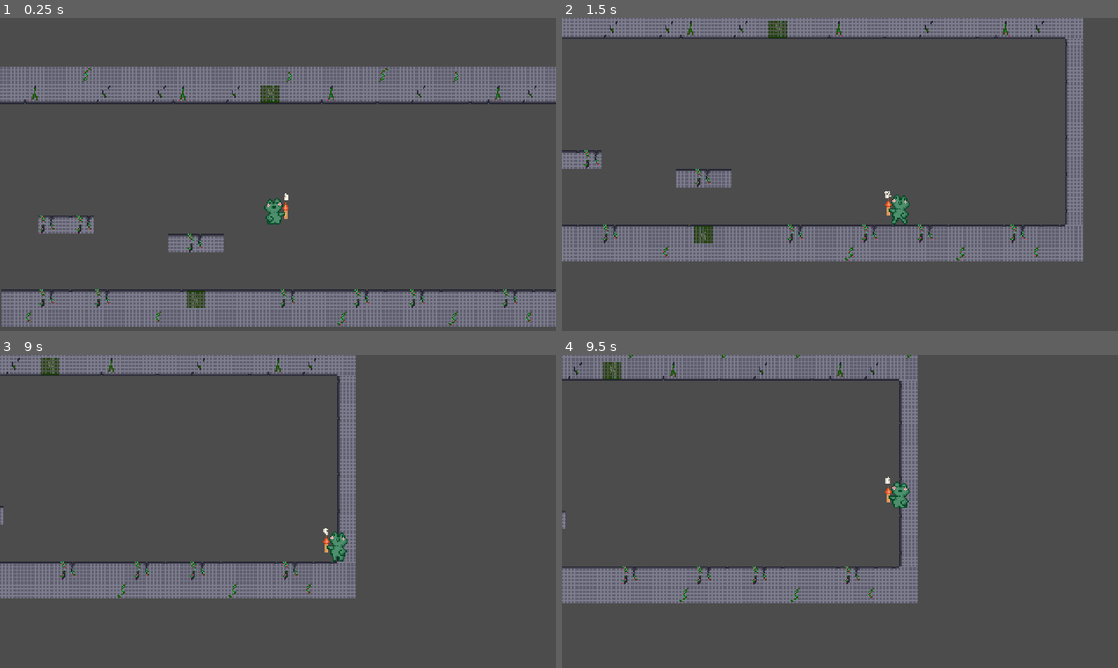
Above: before the commit, frames 1-4 (two rows, left to right).
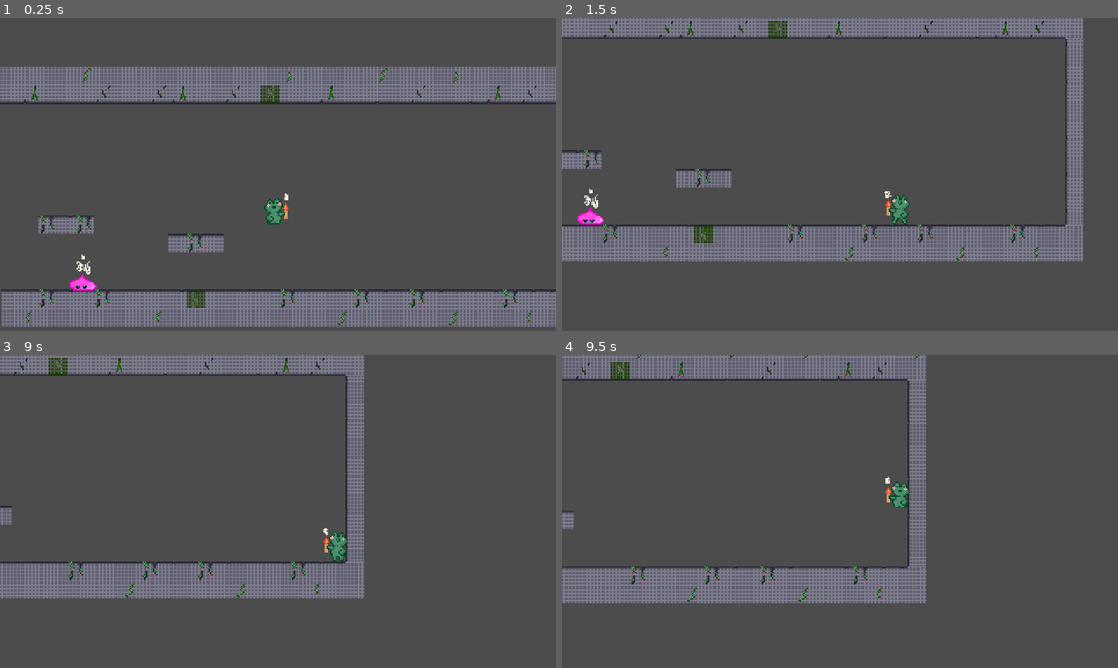
Above: after the commit, the same moments.

Repository: JohannesLadurner/NogardPrincess
Game: Godot game, scene res://assets/levels/Level01.tscn
Two runs of this game, one before a commit and one after it. Both use one fixed random seed, a clock stepped at 60 frames per second and the inputs below.
Inputs:
- Up to frame 1 (0.25 s): no input
- Up to frame 2 (1.5 s): hold Right (move_right) from 0.53 s (still down); tap Up (jump) at 0.77 s
- Up to frame 3 (9 s): tap Up (jump) at 1.52, 3.02, 3.77, 4.52, 6.02, 6.77, 7.52 s; release Right (move_right) at 2.03 s; hold Left (move_left) 2.03-2.78 s; hold Right (move_right) 2.78-4.28 s; hold Left (move_left) 4.28-5.03 s; hold Right (move_right) 5.03-5.78 s; hold Left (move_left) 5.78-7.28 s; hold Right (move_right) from 7.28 s (still down)
- Up to frame 4 (9.5 s): keep holding Right (move_right); tap Up (jump) at 9.02 s

The runs differ from the first frame. In frame 1, 0.2% of the frame differs, in the area x 12-18%, y 75-88%; in frame 2, 0.2%; in frame 3, 6.0%; in frame 4, 6.3%, in the area x 0-66%, y 0-80%.

Commit message:
added slime

Diff:
--- /dev/null
+++ b/NogardPrincess/assets/enemies/slimes/Slime.gd
@@ -0,0 +1,60 @@
+extends KinematicBody2D
+
+onready var player = get_parent().get_node("Player")
+var move_speed = 50
+export var gravity := 3000
+var velocity := Vector2.ZERO
+var player_position
+export var triggered = false
+
+var attack_timer = Timer.new()
+var attack_delay = 100
+var readyToAttack = true
+
+func _ready():
+	$AnimatedSprite.play("pink_dead")
+	$AnimatedSprite.connect("animation_finished", self, "animation_finished")
+	attack_timer.connect("timeout",self,"attack_delay_resetted")
+	attack_timer.wait_time = 3
+	attack_timer.one_shot = true
+	add_child(attack_timer)
+
+func _process(delta):
+	if $AnimatedSprite.animation == "pink_awake":
+		return
+
+	player_position = player.position
+	var target_position = (player.position - position).normalized()
+	if triggered or position.distance_to(player.position) < 50:
+		move_and_slide(target_position * move_speed)
+		if triggered == false:
+			$AnimatedSprite.play("pink_awake")
+			triggered = true
+			return
+
+	if $AnimatedSprite.animation == "pink_dead":
+		return
+
+	if player_position.x > position.x:
+		$AnimatedSprite.flip_h = true
+	else:
+		$AnimatedSprite.flip_h = false
+
+	velocity.y += gravity * delta
+	velocity = move_and_slide(velocity, Vector2.ZERO)
+
+	if position.distance_to(player.position) < 20 and readyToAttack:
+		attack()
+
+func attack_delay_resetted():
+	readyToAttack = true
+	print("here")
+
+func attack():
+	attack_timer.start()
+	player.health += 1
+	readyToAttack = false
+
+func animation_finished():
+	if $AnimatedSprite.animation == "pink_awake":
+		$AnimatedSprite.play("pink_walk")
--- /dev/null
+++ b/NogardPrincess/assets/enemies/slimes/Slime.tscn
@@ -0,0 +1,44 @@
+[gd_scene load_steps=8 format=2]
+
+[ext_resource path="res://assets/enemies/slimes/SlimePinkIdle1.png" type="Texture" id=1]
+[ext_resource path="res://assets/enemies/slimes/SlimePinkDead2.png" type="Texture" id=2]
+[ext_resource path="res://assets/enemies/slimes/SlimePinkDead1.png" type="Texture" id=3]
+[ext_resource path="res://assets/enemies/slimes/Slime.gd" type="Script" id=4]
+[ext_resource path="res://assets/enemies/slimes/SlimePinkIdle2.png" type="Texture" id=5]
+
+[sub_resource type="SpriteFrames" id=1]
+animations = [ {
+"frames": [ ExtResource( 3 ) ],
+"loop": true,
+"name": "pink_awake",
+"speed": 5.0
+}, {
+"frames": [ ExtResource( 1 ), ExtResource( 5 ) ],
+"loop": true,
+"name": "pink_idle",
+"speed": 5.0
+}, {
+"frames": [ ExtResource( 3 ), ExtResource( 2 ) ],
+"loop": true,
+"name": "pink_dead",
+"speed": 5.0
+}, {
+"frames": [ ExtResource( 1 ), ExtResource( 5 ) ],
+"loop": true,
+"name": "pink_walk",
+"speed": 5.0
+} ]
+
+[sub_resource type="RectangleShape2D" id=2]
+
+[node name="Slime" type="KinematicBody2D"]
+script = ExtResource( 4 )
+
+[node name="AnimatedSprite" type="AnimatedSprite" parent="."]
+frames = SubResource( 1 )
+animation = "pink_walk"
+
+[node name="CollisionShape2D" type="CollisionShape2D" parent="."]
+position = Vector2( -1.5229e-05, 6.93379 )
+scale = Vector2( 1, 0.9 )
+shape = SubResource( 2 )
--- a/NogardPrincess/assets/levels/Level01.tscn
+++ b/NogardPrincess/assets/levels/Level01.tscn
@@ -7,6 +7,7 @@
 [ext_resource path="res://assets/tiles/stones/StoneBorder.png" type="Texture" id=5]
 [ext_resource path="res://assets/tiles/stones/StoneMiddle.png" type="Texture" id=6]
 [ext_resource path="res://assets/tiles/stones/StonePlant2Middle.png" type="Texture" id=7]
+[ext_resource path="res://assets/enemies/slimes/Slime.tscn" type="PackedScene" id=8]
 [ext_resource path="res://assets/tiles/Moos.png" type="Texture" id=9]
 [ext_resource path="res://assets/tiles/stones/StoneCeilCrack.png" type="Texture" id=10]
 [ext_resource path="res://assets/tiles/stones/StoneCeilPlant.png" type="Texture" id=11]
@@ -264,3 +265,6 @@
 
 [node name="Player" parent="." instance=ExtResource( 1 )]
 position = Vector2( 237.571, 54.2006 )
+
+[node name="Slime" parent="." instance=ExtResource( 8 )]
+position = Vector2( 69.8456, 144.057 )
--- a/NogardPrincess/assets/player/Player.gd
+++ b/NogardPrincess/assets/player/Player.gd
@@ -35,8 +35,12 @@
 	# face left or right
 	if velocity.x > 0:
 		$AnimatedSprite.flip_h = true
+		$RightCollisionShape.disabled = false
+		$LeftCollisionShape.disabled = true
 	elif velocity.x < 0:
 		$AnimatedSprite.flip_h = false
+		$RightCollisionShape.disabled = true
+		$LeftCollisionShape.disabled = false
 	if velocity.y < 0: # negative Y is up
 		$AnimatedSprite.play("jumpUp")
 	elif velocity.y > 0:
--- a/NogardPrincess/assets/player/Player.tscn
+++ b/NogardPrincess/assets/player/Player.tscn
@@ -31,7 +31,10 @@
 } ]
 
 [sub_resource type="RectangleShape2D" id=2]
-extents = Vector2( 5, 13 )
+extents = Vector2( 5.5, 13 )
+
+[sub_resource type="RectangleShape2D" id=3]
+extents = Vector2( 5.5, 13 )
 
 [node name="Player" type="KinematicBody2D"]
 script = ExtResource( 2 )
@@ -40,8 +43,8 @@
 frames = SubResource( 1 )
 animation = "jumpDown"
 
-[node name="CollisionShape2D" type="CollisionShape2D" parent="."]
-position = Vector2( -1.85283, 2.89231 )
+[node name="LeftCollisionShape" type="CollisionShape2D" parent="."]
+position = Vector2( -4, 2.5 )
 shape = SubResource( 2 )
 
 [node name="Camera2D" type="Camera2D" parent="."]
@@ -49,3 +52,7 @@
 drag_margin_h_enabled = true
 drag_margin_v_enabled = true
 editor_draw_drag_margin = true
+
+[node name="RightCollisionShape" type="CollisionShape2D" parent="."]
+position = Vector2( 4, 2.5 )
+shape = SubResource( 3 )
Binary file added: NogardPrincess/assets/enemies/slimes/SlimePinkIdle2.png
Not shown, added: NogardPrincess/assets/enemies/slimes/SlimePinkIdle2.png.import
Binary file added: NogardPrincess/assets/enemies/slimes/SlimePurpleIdle2.png
Not shown, added: NogardPrincess/assets/enemies/slimes/SlimePurpleIdle2.png.import
Binary file added: NogardPrincess/assets/enemies/slimes/SlimeRedIdle2.png
Not shown, added: NogardPrincess/assets/enemies/slimes/SlimeRedIdle2.png.import
Not shown: 1 places in NogardPrincess/assets/levels/Level01.tscn that only renumber resources
Not shown: 1 places in NogardPrincess/assets/player/Player.tscn that only renumber resources
